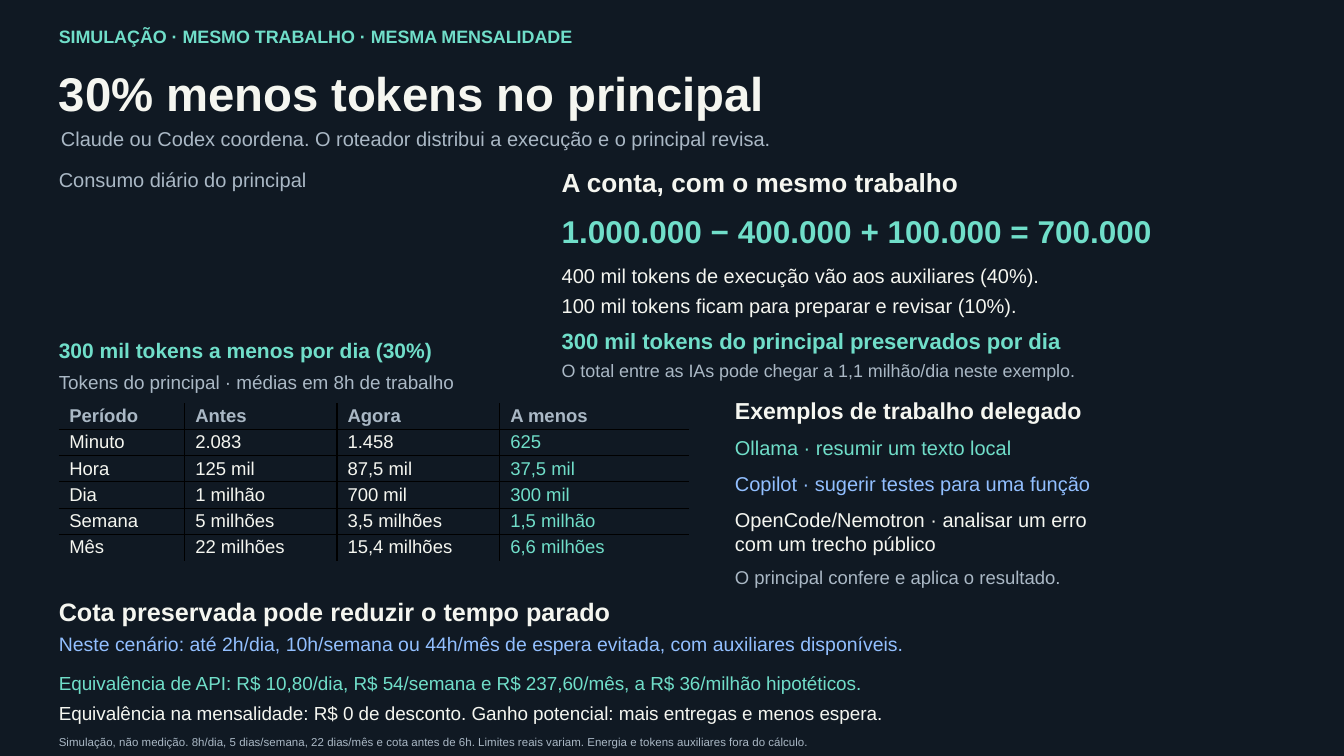
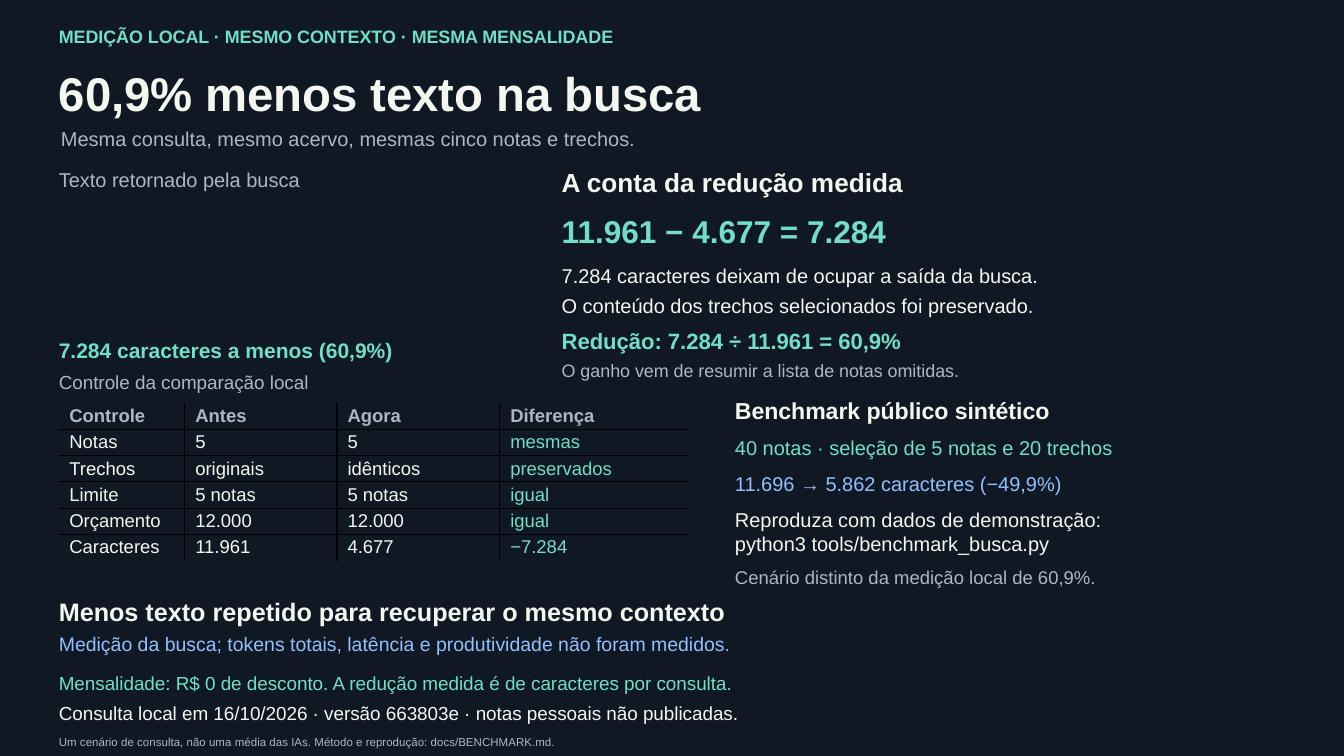
Before and after one commit to nicholasbirochi/Cerebro, a slide deck: slide 1 of media/one-pager.pptx. Drawn at 1344x756 pixels with LibreOffice and Linux fonts; fonts in the diff are those of the drawing. Boxes give left, top, right and bottom in pixels: in the first picture for what was removed or moved away, otherwise in the second. Text is boxed around its words. In the diff, an @@ line names an element or a change of style, - is before the commit and + after.

```diff
--- a/media/one-pager.pptx
+++ b/media/one-pager.pptx
@@ text at (59,29,613,47): text changed @@
-SIMULAÇÃO · MESMO TRABALHO · MESMA MENSALIDADE
+MEDIÇÃO LOCAL · MESMO CONTEXTO · MESMA MENSALIDADE
@@ text at (59,76,701,119): text changed @@
-30% menos tokens no principal
+60,9% menos texto na busca
@@ text at (61,131,635,149): text changed @@
-Claude ou Codex coordena. O roteador distribui a execução e o principal revisa.
+Mesma consulta, mesmo acervo, mesmas cinco notas e trechos.
@@ text at (59,172,299,191): text changed @@
-Consumo diário do principal
+Texto retornado pela busca
@@ text at (562,173,903,197): text changed @@
-A conta, com o mesmo trabalho
+A conta da redução medida
@@ text at (562,221,886,244): text changed @@
-1.000.000 − 400.000 + 100.000 = 700.000
+11.961 − 4.677 = 7.284
@@ text at (562,268,1038,287): text changed @@
-400 mil tokens de execução vão aos auxiliares (40%).
+7.284 caracteres deixam de ocupar a saída da busca.
@@ text at (562,298,1033,317): text changed @@
-100 mil tokens ficam para preparar e revisar (10%).
+O conteúdo dos trechos selecionados foi preservado.
@@ text at (59,342,392,362): text changed @@
-300 mil tokens a menos por dia (30%)
+7.284 caracteres a menos (60,9%)
@@ text at (562,333,900,354): text changed @@
-300 mil tokens do principal preservados por dia
+Redução: 7.284 ÷ 11.961 = 60,9%
@@ text at (59,375,309,393): text changed @@
-Tokens do principal · médias em 8h de trabalho
+Controle da comparação local
@@ text at (562,364,959,381): text changed @@
-O total entre as IAs pode chegar a 1,1 milhão/dia neste exemplo.
+O ganho vem de resumir a lista de notas omitidas.
@@ table at (58,403,689,561) @@
-row 1, column 1: Período
+row 1, column 1: Controle
-row 1, column 4: A menos
+row 1, column 4: Diferença
-row 2: Minuto | 2.083 | 1.458 | 625
+row 2: Notas | 5 | 5 | mesmas
-row 3: Hora | 125 mil | 87,5 mil | 37,5 mil
+row 3: Trechos | originais | idênticos | preservados
-row 4: Dia | 1 milhão | 700 mil | 300 mil
+row 4: Limite | 5 notas | 5 notas | igual
-row 5: Semana | 5 milhões | 3,5 milhões | 1,5 milhão
+row 5: Orçamento | 12.000 | 12.000 | igual
-row 6: Mês | 22 milhões | 15,4 milhões | 6,6 milhões
+row 6: Caracteres | 11.961 | 4.677 | −7.284
@@ text at (735,402,1050,424): text changed @@
-Exemplos de trabalho delegado
+Benchmark público sintético
@@ text at (735,440,1113,460): text changed @@
-Ollama · resumir um texto local
+40 notas · seleção de 5 notas e 20 trechos
@@ text at (735,476,1062,495): text changed @@
-Copilot · sugerir testes para uma função
+11.696 → 5.862 caracteres (−49,9%)
@@ text at (735,512,1101,555): text changed @@
-OpenCode/Nemotron · analisar um erro
-com um trecho público
+Reproduza com dados de demonstração:
+python3 tools/benchmark_busca.py
@@ text at (735,570,1096,588): text changed @@
-O principal confere e aplica o resultado.
+Cenário distinto da medição local de 60,9%.
@@ text at (59,602,725,627): text changed @@
-Cota preservada pode reduzir o tempo parado
+Menos texto repetido para recuperar o mesmo contexto
@@ text at (59,637,730,655): text changed @@
-Neste cenário: até 2h/dia, 10h/semana ou 44h/mês de espera evitada, com auxiliares disponíveis.
+Medição da busca; tokens totais, latência e produtividade não foram medidos.
@@ text at (59,676,732,694): text changed @@
-Equivalência de API: R$ 10,80/dia, R$ 54/semana e R$ 237,60/mês, a R$ 36/milhão hipotéticos.
+Mensalidade: R$ 0 de desconto. A redução medida é de caracteres por consulta.
@@ text at (59,706,738,724): text changed @@
-Equivalência na mensalidade: R$ 0 de desconto. Ganho potencial: mais entregas e menos espera.
+Consulta local em 16/10/2026 · versão 663803e · notas pessoais não publicadas.
@@ text at (59,737,555,749): text changed @@
-Simulação, não medição. 8h/dia, 5 dias/semana, 22 dias/mês e cota antes de 6h. Limites reais variam. Energia e tokens auxiliares fora do cálculo.
+Um cenário de consulta, não uma média das IAs. Método e reprodução: docs/BENCHMARK.md.
```
Also in this commit, not shown: 5 other files.
